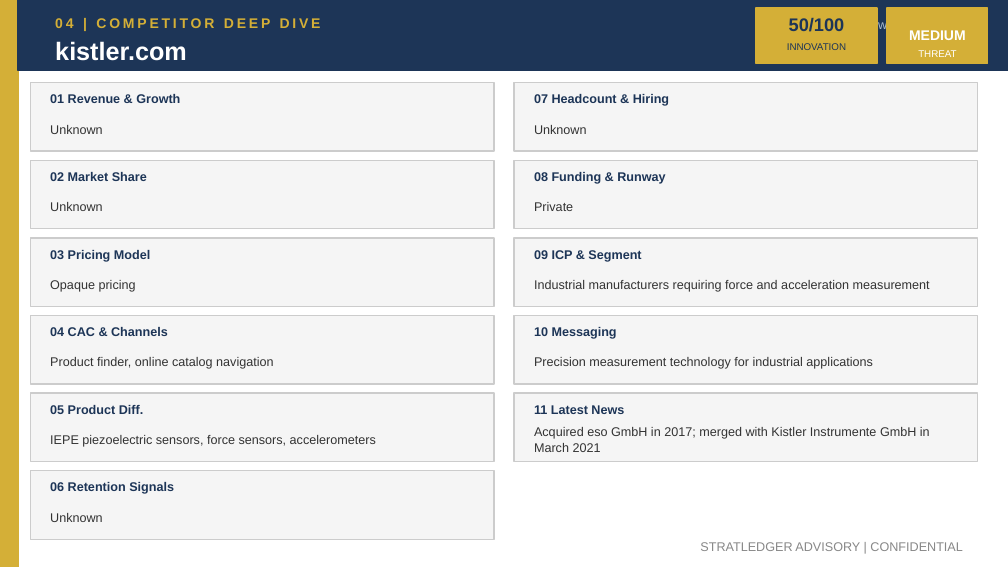
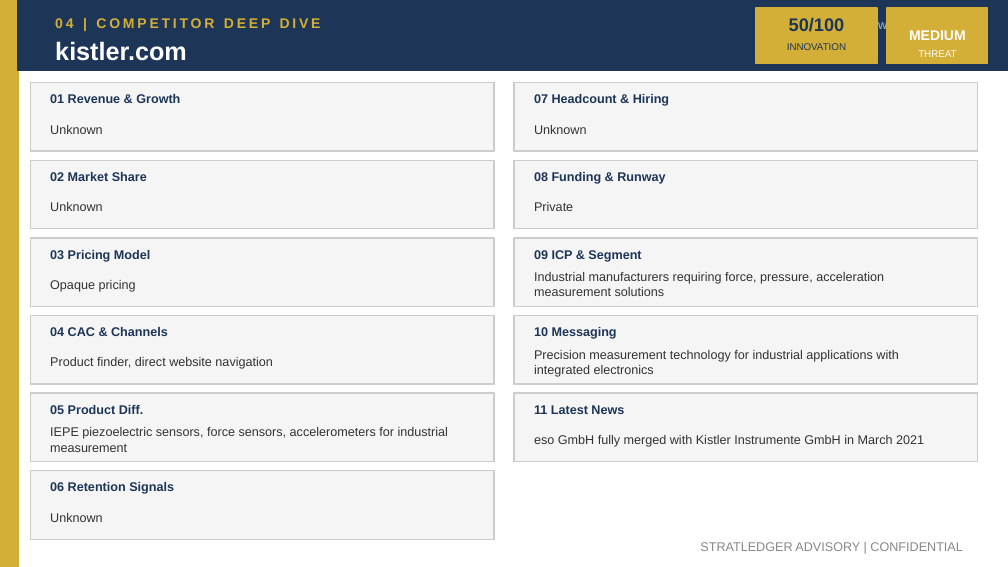
Before and after one commit to apexmakeshop-dot/droplet-commands, a slide deck: slide 7 of mesh_bioplastics_CI_Report.pptx. Drawn at 1008x567 pixels with LibreOffice and Linux fonts; fonts in the diff are those of the drawing. Boxes give left, top, right and bottom in pixels: in the first picture for what was removed or moved away, otherwise in the second. Text is boxed around its words. In the diff, an @@ line names an element or a change of style, - is before the commit and + after.

```diff
--- a/mesh_bioplastics_CI_Report.pptx
+++ b/mesh_bioplastics_CI_Report.pptx
@@ text at <box>534,272,884,296</box>: text changed @@
-Industrial manufacturers requiring force and acceleration measurement
+Industrial manufacturers requiring force, pressure, acceleration measurement solutions
@@ text at <box>50,357,272,369</box>: text changed @@
-Product finder, online catalog navigation
+Product finder, direct website navigation
@@ text at <box>534,350,898,377</box>: text changed @@
-Precision measurement technology for industrial applications
+Precision measurement technology for industrial applications with integrated electronics
@@ text at <box>50,427,448,452</box>: text changed @@
-IEPE piezoelectric sensors, force sensors, accelerometers
+IEPE piezoelectric sensors, force sensors, accelerometers for industrial measurement
@@ text at <box>534,435,924,447</box>: text changed @@
-Acquired eso GmbH in 2017; merged with Kistler Instrumente GmbH in March 2021
+eso GmbH fully merged with Kistler Instrumente GmbH in March 2021
```
Also in this commit, not shown: 4 other slides changed.
